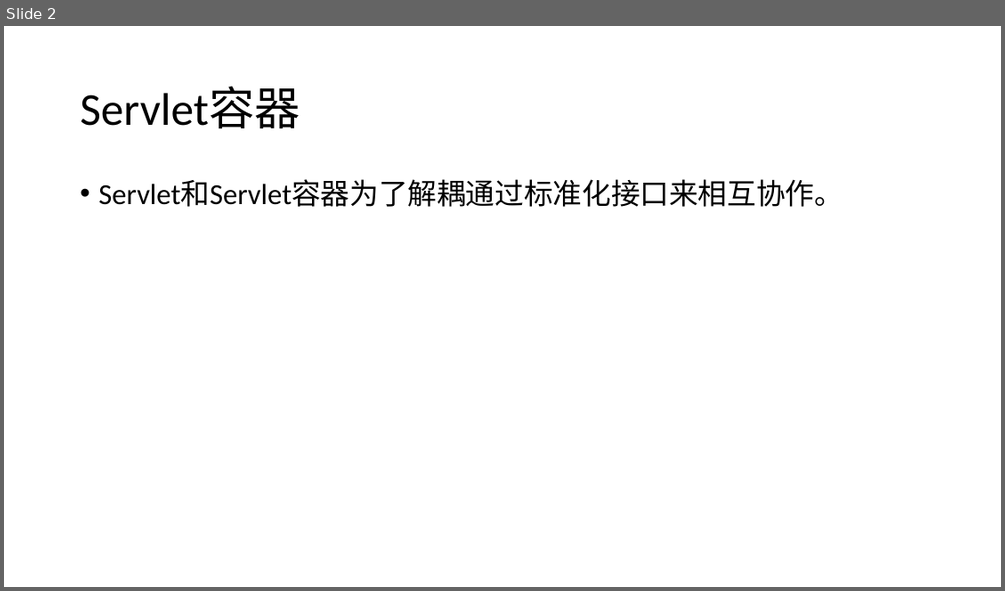
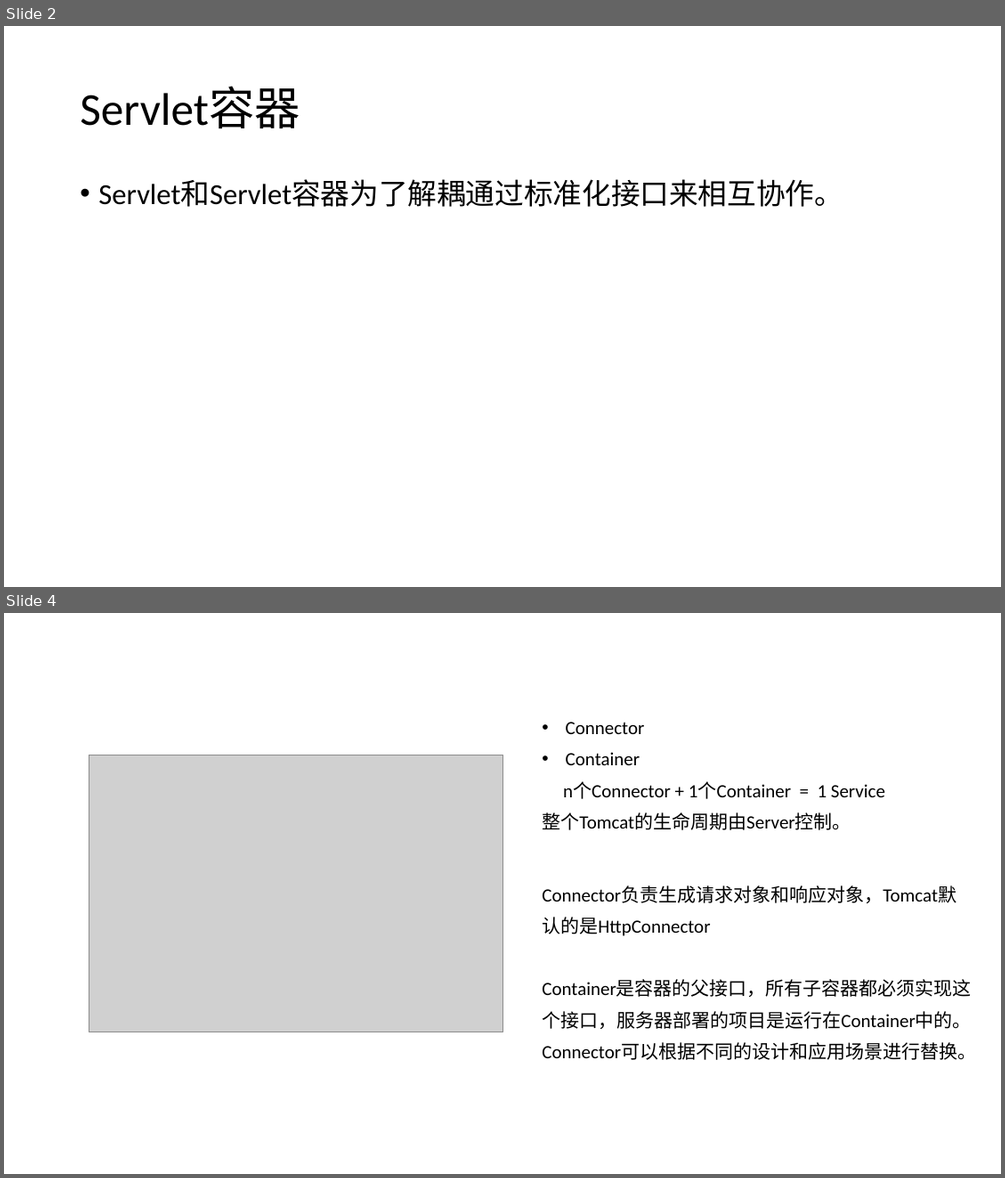
Before and after one commit to zy475459736/progress, a slide deck: servlets/Servlet.pptx. Shown one above the other, each under a label of ours: slide 2 before the commit, slides 2 and 4 after it; the slides between them are not shown. The pictures are 1005x591 and 1005x1178 pixels, drawn with LibreOffice and Linux fonts; fonts in the diff are those of the drawing; grey boxes stand for pictures. Boxes give left, top, right and bottom in pixels: in the first picture for what was removed or moved away, otherwise in the second. Text is boxed around its words. In the diff, an @@ line names an element or a change of style, - is before the commit and + after.

```diff
--- a/servlets/Servlet.pptx
+++ b/servlets/Servlet.pptx
@@ slide 4 added at [4,613,1001,1174], background #FFFFFF @@
@@ text added at [542,722,885,830], 18 pt, text #000000 @@
+• Connector
+• Container
+n个Connector + 1个Container = 1 Service
+整个Tomcat的生命周期由Server控制。
@@ picture added at [89,755,502,1032] @@
@@ text added at [542,885,976,1060], 18 pt, text #000000 @@
+Connector负责生成请求对象和响应对象，Tomcat默认的是HttpConnector
+Container是容器的父接口，所有子容器都必须实现这个接口，服务器部署的项目是运行在Container中的。
+Connector可以根据不同的设计和应用场景进行替换。
```
Also in this commit, not shown: 9 other slides added.
